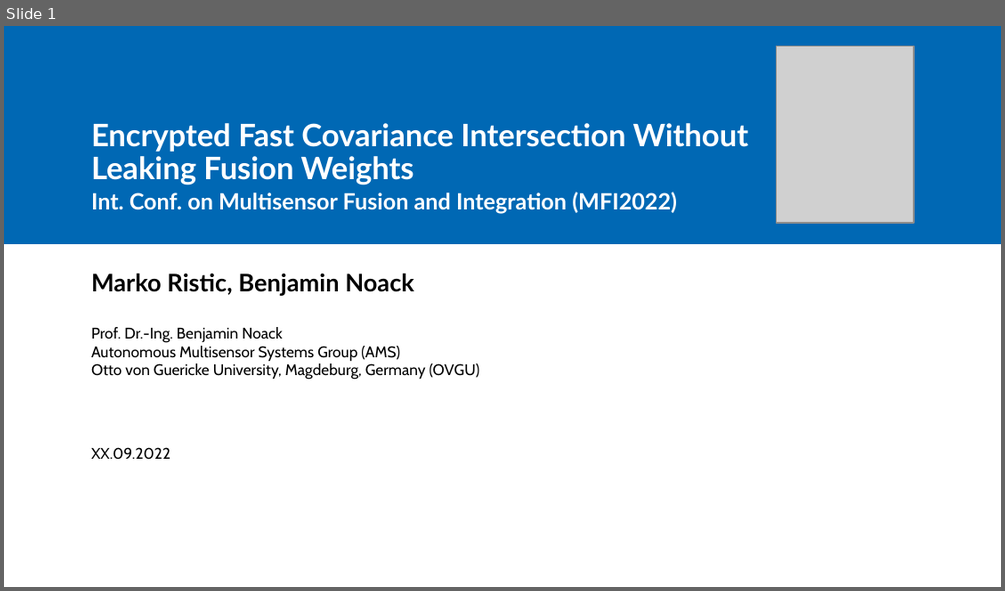
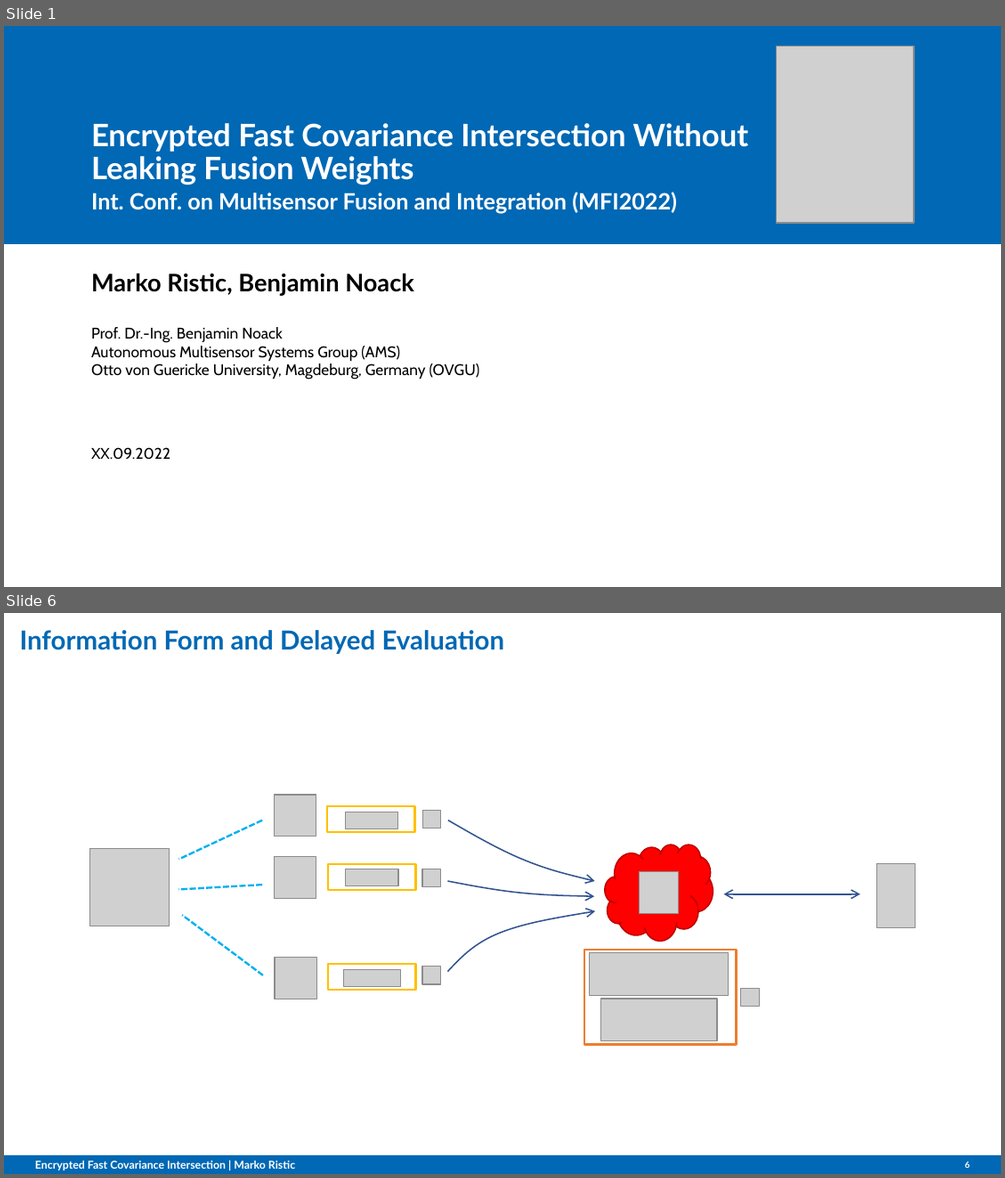
Before and after one commit to omubtcezq/PaillierFCI, a slide deck: presentation/MFI2022_marko_ristic.pptx. Shown one above the other, each under a label of ours: slide 1 before the commit, slides 1 and 6 after it; the slides between them are not shown. The pictures are 1005x591 and 1005x1178 pixels, drawn with LibreOffice and Linux fonts; fonts in the diff are those of the drawing; grey boxes stand for pictures; background and template pictures are left out. Boxes give left, top, right and bottom in pixels: in the first picture for what was removed or moved away, otherwise in the second. Text is boxed around its words. In the diff, an @@ line names an element or a change of style, - is before the commit and + after.

```diff
--- a/presentation/MFI2022_marko_ristic.pptx
+++ b/presentation/MFI2022_marko_ristic.pptx
@@ slide 6 added at [4, 613, 1001, 1174], background #FFFFFF @@
@@ title added at [20, 630, 505, 654], 18.9 pt, text #0068B4, bold @@
+Information Form and Delayed Evaluation
@@ group added at [89, 795, 915, 1045]: 15 pictures, 4 freeform shapes, 4 rectangles, 3 lines, 1 cloud @@
@@ rectangle added at [4, 1155, 1001, 1174], fill #0068B4 @@
@@ text added at [35, 1160, 295, 1170], 7.9 pt, text #FFFFFF, bold @@
+Encrypted Fast Covariance Intersection | Marko Ristic
@@ page number added at [964, 1161, 970, 1167], 6.3 pt, text #FFFFFF, bold @@
+6
```
Also in this commit, not shown: 8 slides changed, 1 other slide added.
